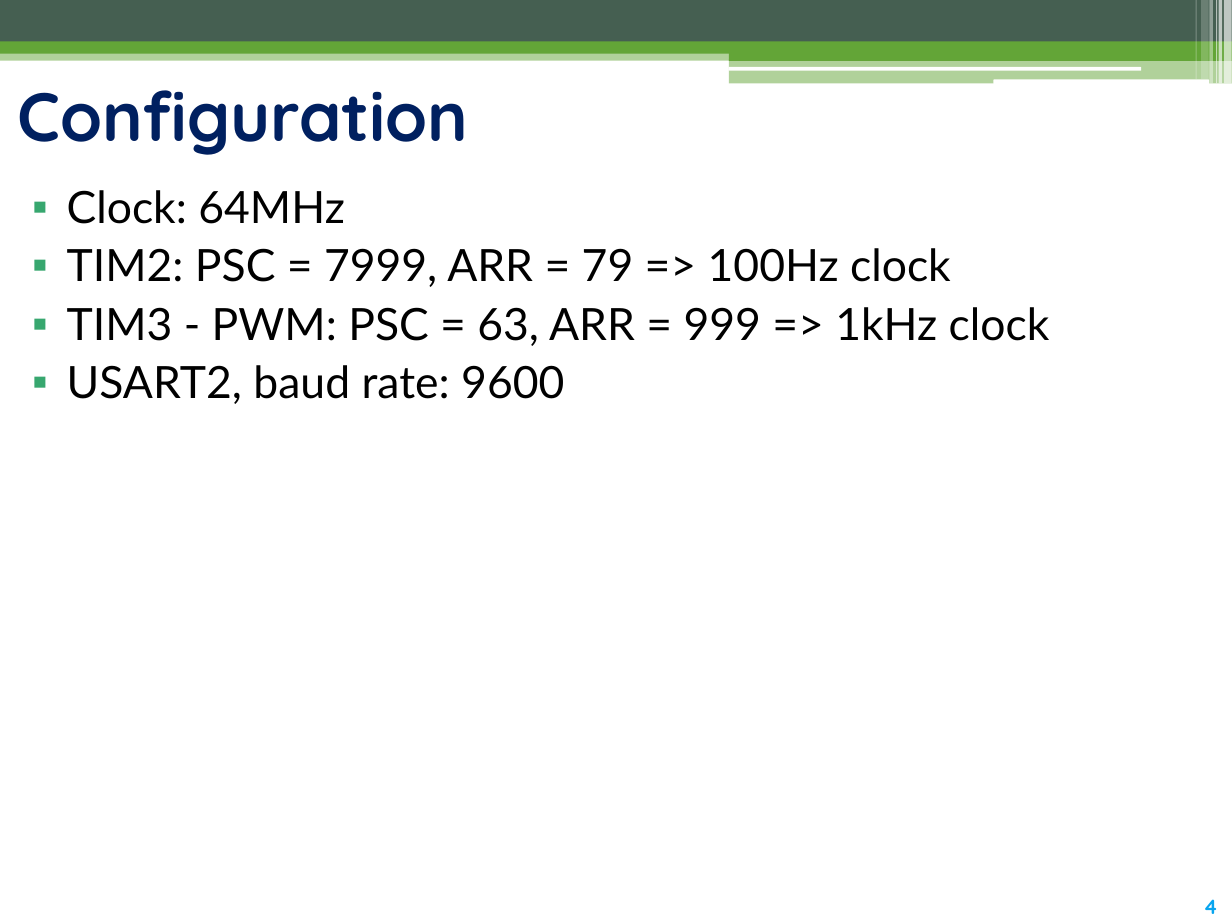
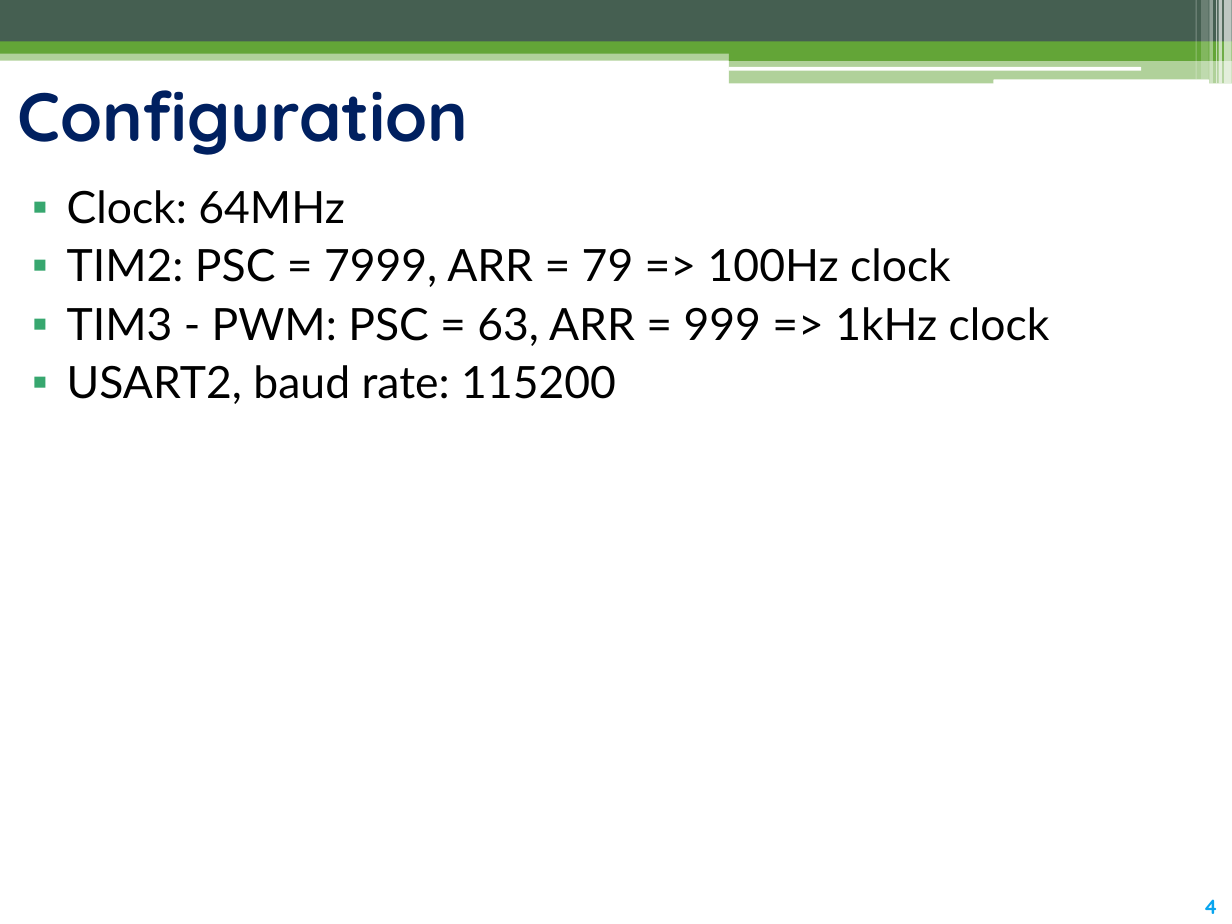
Before and after one commit to thoriumrabbit/CO3009_MCU_PROJECT-1, a slide deck: slide 4 of [MCU] AssignmentProject.pptx. Drawn at 1232x924 pixels with LibreOffice and Linux fonts; fonts in the diff are those of the drawing. Boxes give left, top, right and bottom in pixels: in the first picture for what was removed or moved away, otherwise in the second. Text is boxed around its words. In the diff, an @@ line names an element or a change of style, - is before the commit and + after.

```diff
--- a/[MCU] AssignmentProject.pptx
+++ b/[MCU] AssignmentProject.pptx
@@ text at [67,365,616,404]: text changed @@
-▪ USART2, baud rate: 9600
+▪ USART2, baud rate: 115200
```
Also in this commit, not shown: 2 other slides changed, 1 other file.
